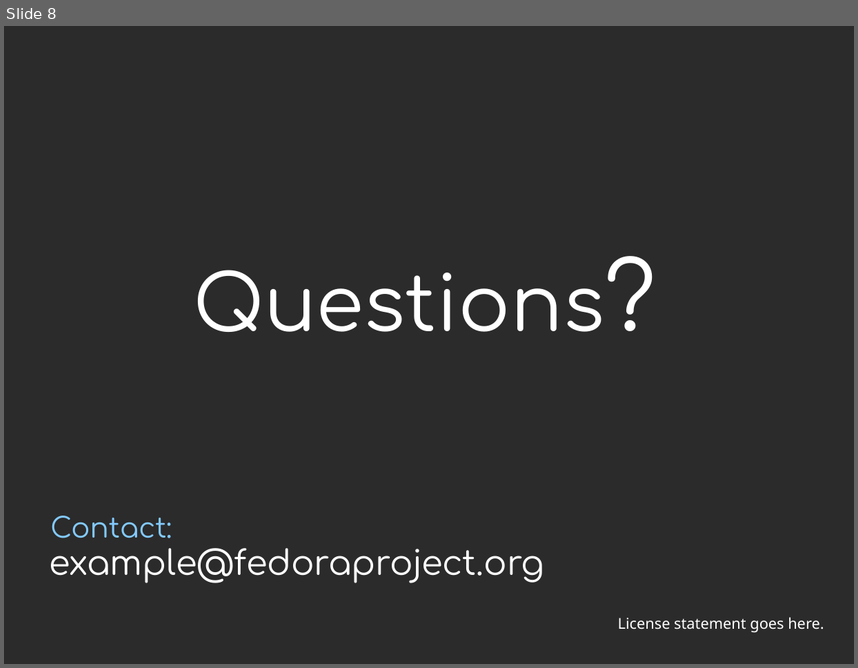
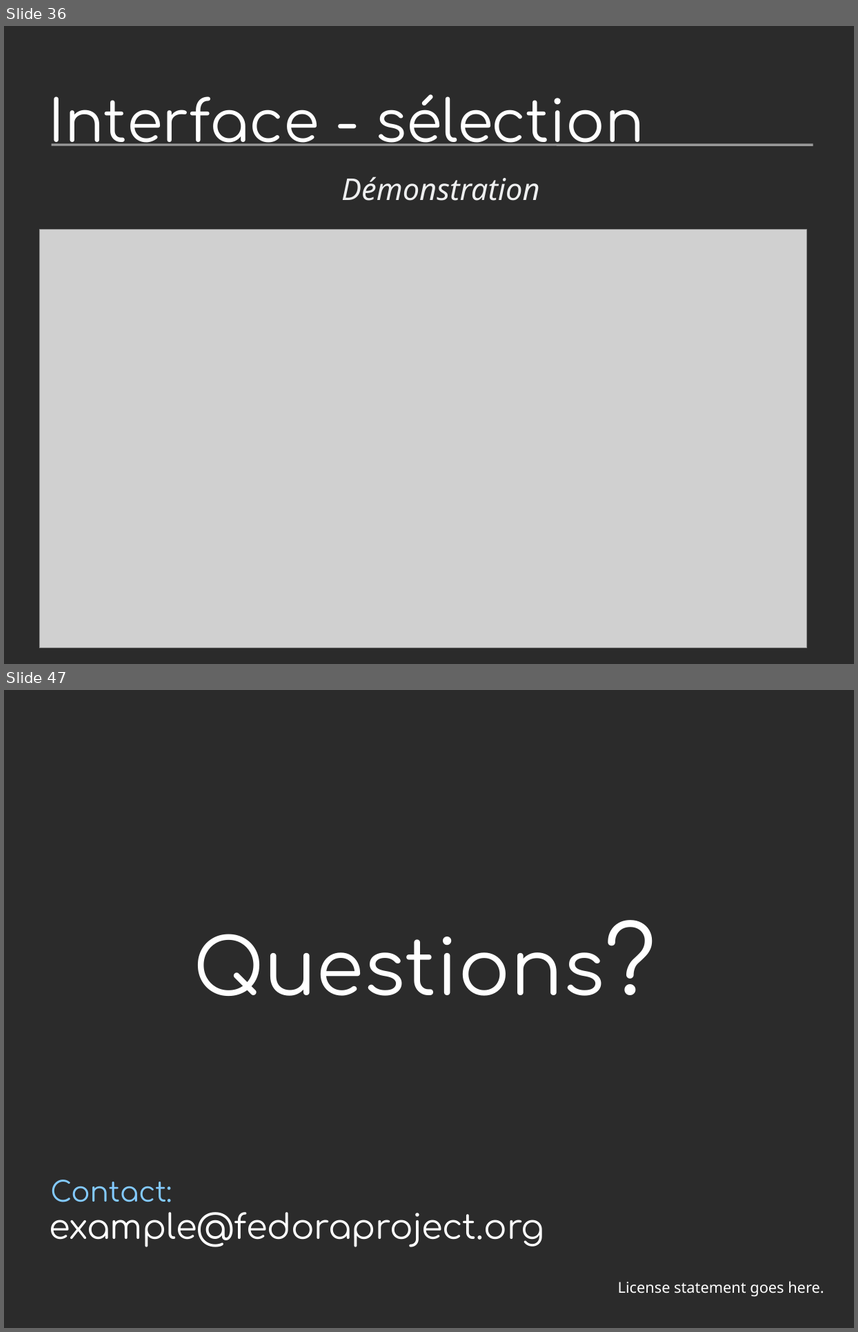
Before and after one commit to DenkouNova/LOG792, a slide deck: Rapports/005_Presentation/Presentation.odp. Shown one above the other, each under a label of ours: slide 8 before the commit, slides 36 and 47 after it; the slides between them are not shown. The pictures are 858x668 and 858x1332 pixels, drawn with LibreOffice and Linux fonts; fonts in the diff are those of the drawing; grey boxes stand for pictures; background and template pictures are left out; a plain dark background stands for a picture behind light text. Boxes give left, top, right and bottom in pixels: in the first picture for what was removed or moved away, otherwise in the second. Text is boxed around its words. In the diff, an @@ line names an element or a change of style, - is before the commit and + after.

```diff
--- a/Rapports/005_Presentation/Presentation.odp
+++ b/Rapports/005_Presentation/Presentation.odp
@@ slide 36 added at (4, 26, 854, 664), background picture (left out) @@
@@ title added at (49, 94, 644, 146), 54 pt, text #FFFFFF @@
+Interface - sélection
@@ line added from (51, 145) to (813, 145), #999999 2.15 pt @@
@@ text added at (341, 176, 540, 201), 28 pt, text #EEEFF0, italic @@
+Démonstration
@@ picture added at (39, 230, 807, 648) @@
@@ what was slide 8 is now slide 47 @@
```
Also in this commit, not shown: 4 slides changed, 44 other slides added, 6 slides removed, 13 other files.
